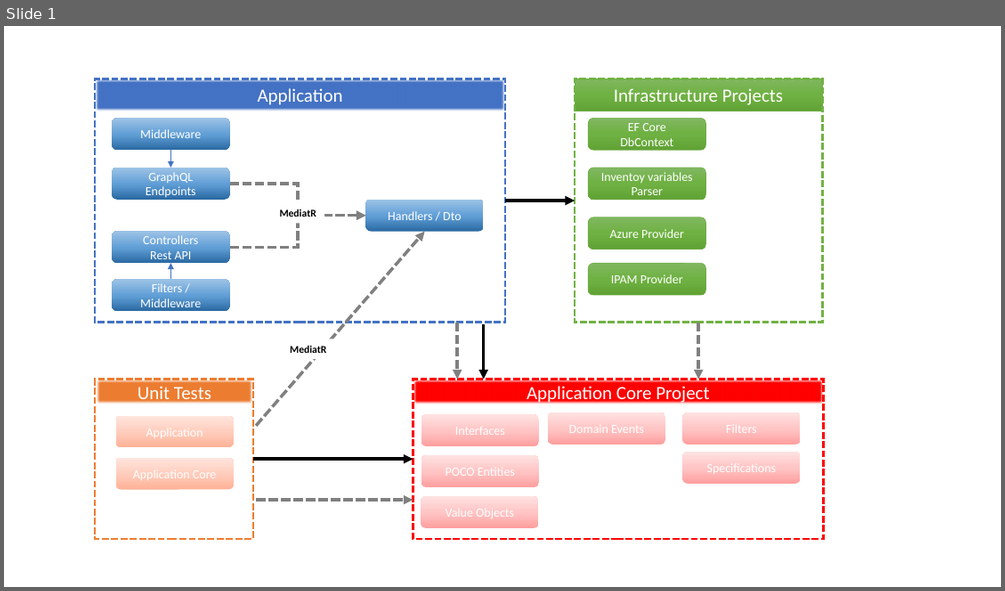
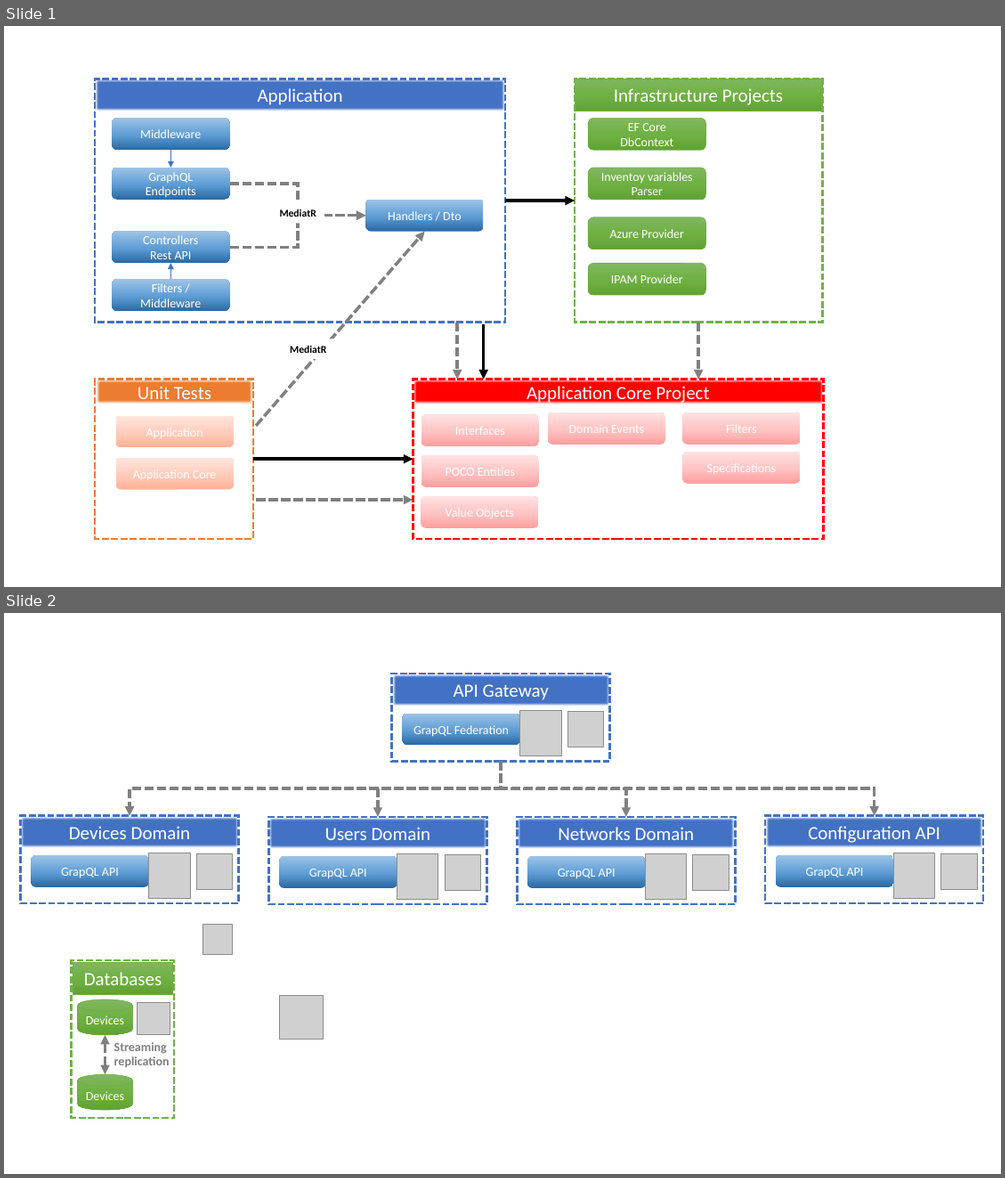
Before and after one commit to ygo74/Inventory.API, a slide deck: docs/_documents/Application architecture.pptx. Shown one above the other, each under a label of ours: slide 1 before the commit, slides 1 and 2 after it. The pictures are 1005x591 and 1005x1178 pixels, drawn with LibreOffice and Linux fonts; fonts in the diff are those of the drawing; grey boxes stand for pictures. Boxes give left, top, right and bottom in pixels: in the first picture for what was removed or moved away, otherwise in the second. Text is boxed around its words. In the diff, an @@ line names an element or a change of style, - is before the commit and + after.

```diff
--- a/docs/_documents/Application architecture.pptx
+++ b/docs/_documents/Application architecture.pptx
@@ slide 2 added at bbox=[4, 613, 1001, 1174], background #FFFFFF @@
@@ group added at bbox=[392, 674, 610, 761]: 2 rectangles, 2 pictures, 1 rounded rectangle @@
+API Gateway
+GrapQL Federation
@@ elbow arrow added from (502, 761) to (129, 816), #808080 3 pt dashed @@
@@ elbow arrow added from (502, 761) to (378, 817), #808080 3 pt dashed @@
@@ elbow arrow added from (502, 761) to (626, 817), #808080 3 pt dashed @@
@@ elbow arrow added from (502, 761) to (874, 816), #808080 3 pt dashed @@
@@ group added at bbox=[20, 816, 239, 903]: 2 rectangles, 2 pictures, 1 rounded rectangle @@
+Devices Domain
+GrapQL API
@@ group added at bbox=[268, 817, 487, 904]: 2 rectangles, 2 pictures, 1 rounded rectangle @@
+Users Domain
+GrapQL API
@@ group added at bbox=[517, 817, 736, 904]: 2 rectangles, 2 pictures, 1 rounded rectangle @@
+Networks Domain
+GrapQL API
@@ group added at bbox=[765, 816, 984, 903]: 2 rectangles, 2 pictures, 1 rounded rectangle @@
+Configuration API
+GrapQL API
@@ picture added at bbox=[202, 925, 232, 954] @@
@@ rectangle added at bbox=[72, 960, 174, 1117], outline #70B243 2.25 pt dashed @@
@@ rectangle added at bbox=[73, 962, 173, 995], fill gradient #81B861 to #6FB242 to #62A336, outline #70AD47 0.5 pt, 18 pt, text #FFFFFF @@
+Databases
@@ cylinder added at bbox=[77, 999, 133, 1035], fill gradient #81B861 to #6FB242 to #62A336, outline #70AD47 0.5 pt, 12 pt, text #FFFFFF @@
+Devices
@@ picture added at bbox=[138, 1003, 170, 1035] @@
@@ picture added at bbox=[279, 995, 324, 1039] @@
@@ double arrow added from (105, 1035) to (105, 1074), #7F7F7F 3 pt dashed @@
@@ text added at bbox=[114, 1042, 170, 1067], 12 pt, text #7F7F7F, bold @@
+Streaming
+replication
@@ cylinder added at bbox=[77, 1074, 133, 1110], fill gradient #81B861 to #6FB242 to #62A336, outline #70AD47 0.5 pt, 12 pt, text #FFFFFF @@
+Devices
```
Also in this commit, not shown: 1 slide removed.
